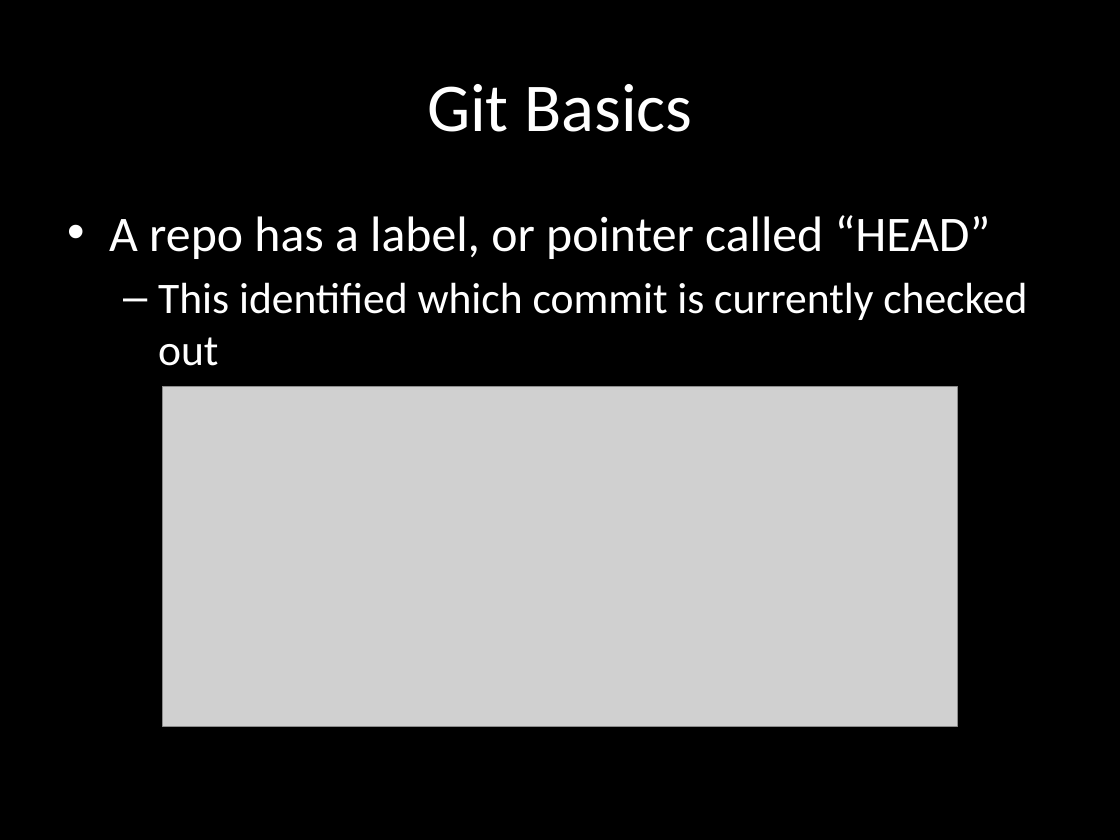
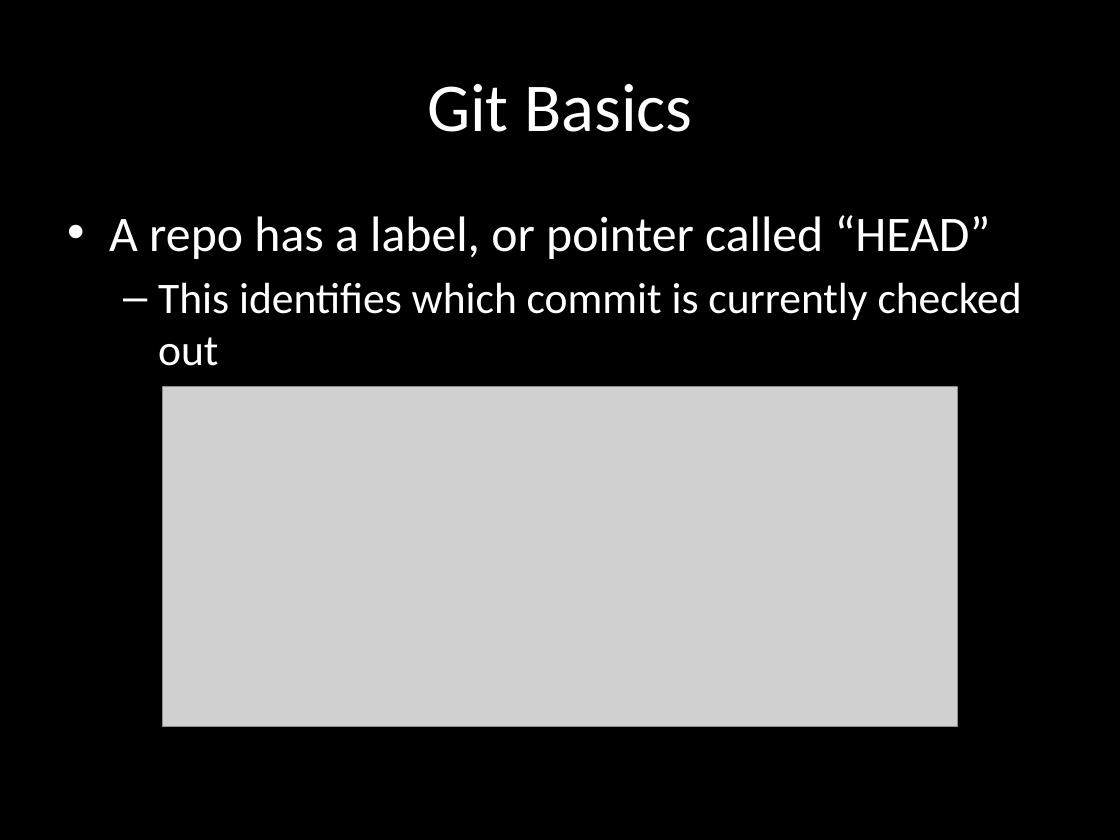
Before and after one commit to carlosgj/FRC-Training, a slide deck: slide 9 of Intro to Git.pptx. Drawn at 1120x840 pixels with LibreOffice and Linux fonts; fonts in the diff are those of the drawing; grey boxes stand for pictures; background and template pictures are left out. Boxes give left, top, right and bottom in pixels: in the first picture for what was removed or moved away, otherwise in the second. Text is boxed around its words. In the diff, an @@ line names an element or a change of style, - is before the commit and + after.

```diff
--- a/Intro to Git.pptx
+++ b/Intro to Git.pptx
@@ text at (x1=158, y1=282, x2=1022, y2=366): text changed @@
-  – This identified which commit is currently checked out
+  – This identifies which commit is currently checked out
```
Also in this commit, not shown: 6 other slides changed, 4 other files.
